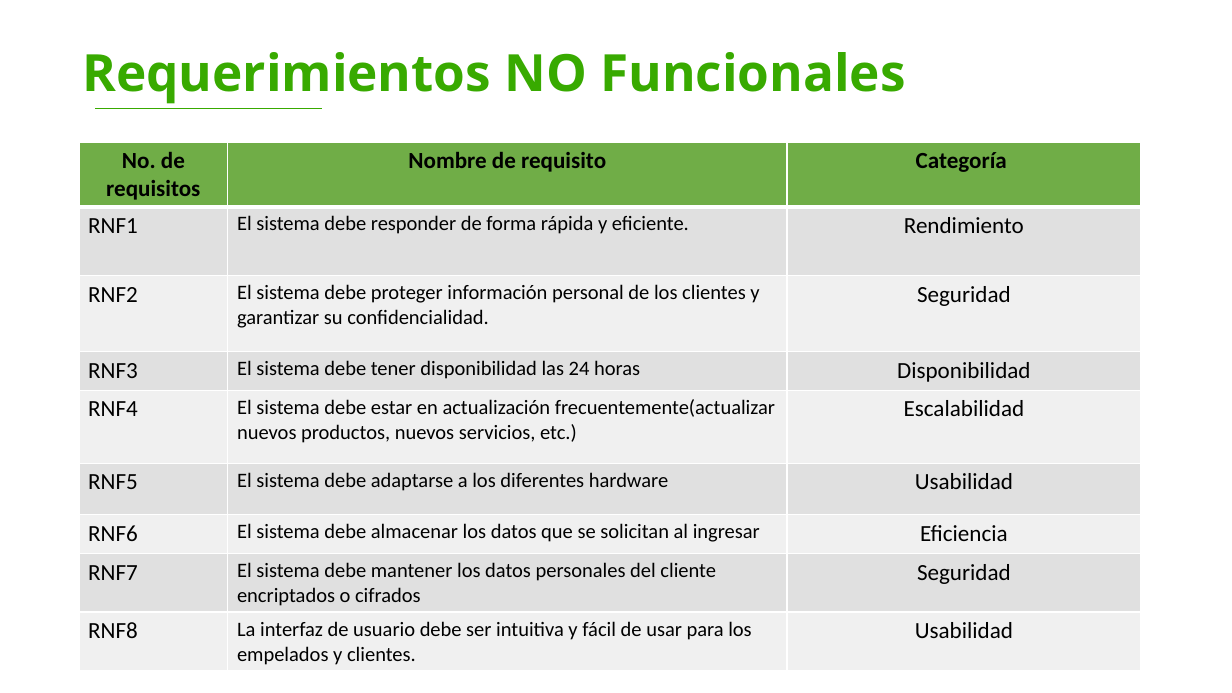
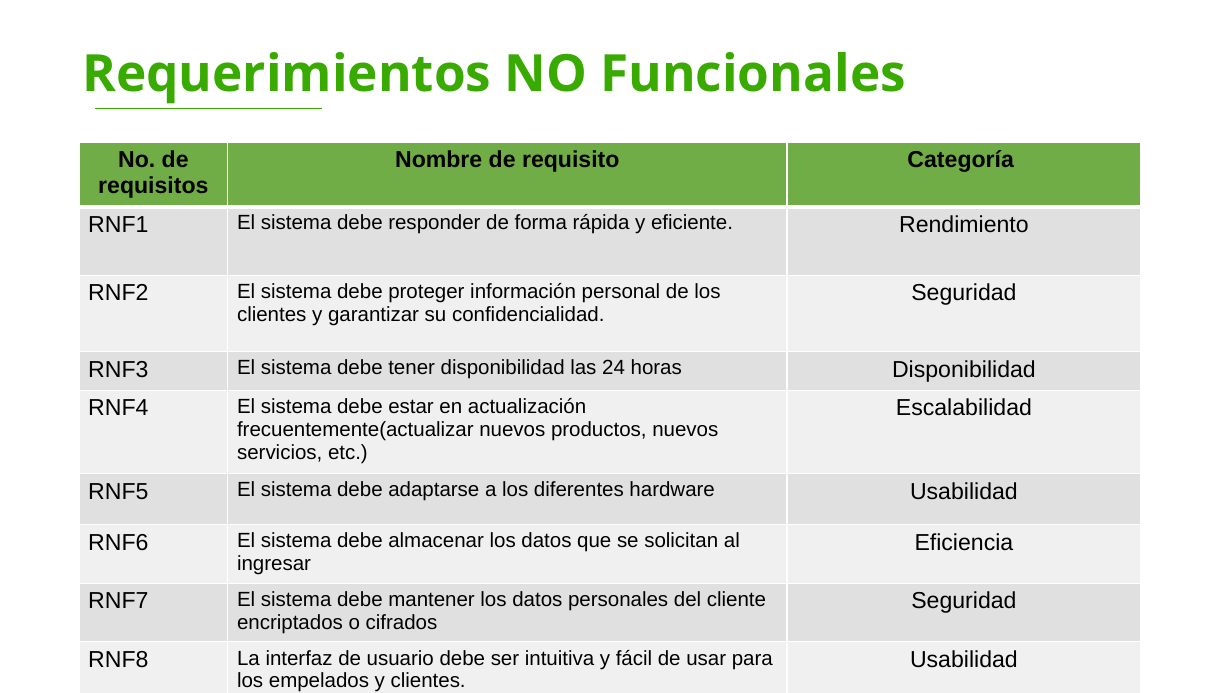
Before and after one commit to luiscarlosmedina/Master-Barber, a slide deck: slide 21 of Entregables Proyecto B.pptx. Drawn at 1232x693 pixels with LibreOffice and Linux fonts; fonts in the diff are those of the drawing; background and template pictures are left out. Boxes give left, top, right and bottom in pixels: in the first picture for what was removed or moved away, otherwise in the second. Text is boxed around its words. In the diff, an @@ line names an element or a change of style, - is before the commit and + after.

```diff
--- a/Entregables Proyecto B.pptx
+++ b/Entregables Proyecto B.pptx
@@ table at (79,142,1141,693) @@
@@ fill #E1E1E1 to #E0E0E0 in 12 cells @@
@@ font Calibri to Arial @@
```
Also in this commit, not shown: 6 other slides changed, 9 other files.
